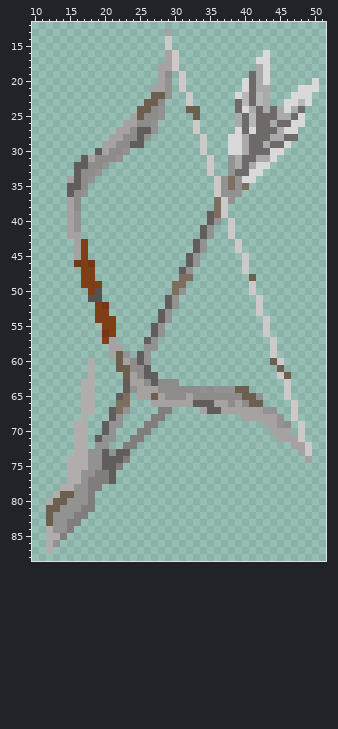
Two versions of one sprite sheet, Assets/Resources/Item/8.png. The first picture shows the starting point.
The file is 64x96 pixels. Colours within 5 levels of each other are drawn and written as one. Shown: x 10..51, y 12..88.
The same view after the edit:
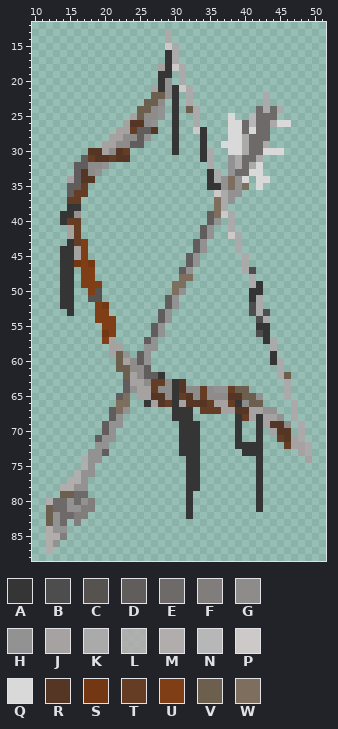
Palette (. is transparent): A #353535  B #4d4d4d  C #555250  D #615d5d  E #6f6a6a  F #827d7d  G #8e8b8b  H #929292  J #a6a2a2  K #aaaaaa  L #b2adadd6  M #b2adad  N #b7b7b7  P #cec9c9  Q #d9d9d9  R #553624  S #733713  T #653d25  U #803e17  V #6d5f4e  W #7d6e5d
Difference:
Changed rows in their new state; - is an unchanged pixel.
first column x 13:
13 ----------------K---------------------
14 ----------------K---------------------
15 -----------------K--------------------
16 ----------------AK------------.-------
17 ----------------AK-----------..-------
18 ----------------A-K----------..-------
19 ---------------AA-K---------...-------
20 ---------------A--K--------....------.
21 ---------------A-A-K-------....----...
22 -----------------A-K------....----...-
23 -----------------A-K------....---....-
24 -----------------A--K-----...----...--
25 -----------------A--K----Q..----....--
26 -----------RR----A--K----QQ-----QQ..--
27 -----------T--R--A---A---Q-----....---
28 -----------------A---A---------....---
29 -----------------A---A--Q------...----
30 -----RR--RT------A---AK-------Q-------
31 -----TRRTRR----------AK-------..------
32 ----------------------K-------.-------
33 ----R-----------------AK--------------
34 ----RR----------------AK----.QQ-------
35 ----T-----------------AA-----Q--------
36 ---TT-------------------K-------------
37 --TT--------------------K-------------
38 --AA--------------------K-------------
39 -AA----------------------K------------
40 -ATT---------------------K------------
41 ---T---------------------K------------
42 ---T----------------------K-----------
43 --AT----------------------K-----------
44 -AA-----------------------K-----------
45 -AA------------------------K----------
46 -AA------------------------K----------
47 -AA------------------------KB---------
48 -AA-------------------------K---------
49 -AA-------------------------KA--------
50 -AA-------------------------AA--------
51 -AA-------------------------AK--------
52 -AA-------------------------BK--------
53 --A-------------------------BKB-------
54 -----------------------------BK-------
55 -----------------------------AA-------
56 -----------------------------BA-------
57 ------------------------------AK------
58 -------------------------------K------
59 -------------------------------A------
60 -----.-------------------------AK-----
61 -----.--------------------------K-----
62 -----.---------A----------------K-----
63 ----..--------TT-AR--------------K----
64 ----..--------T--AR--T---T-------K----
65 ----..--------RR-ATR-T---RR------K----
66 ----..-------A-RTA-RRRT--TA-------K---
67 ----..---------..AAA-TTT--RR------K---
68 ----.---------..-AAA------AT-A----K---
69 ---..--------..---AAA-----A--A-RR--K--
70 ---..-------..----AAA-----A--A--RR-K--
71 ---..------..-----AAA-----A--A--TR-K--
72 ---..-----..------AAA-----AAAA---T--K-
73 ---..---...-------AAA------AAA------K-
74 --..L--....--------AA--------A--------
75 --..L-....---------AA--------A--------
76 --.L--...----------AA--------A--------
77 -----....----------AA--------A--------
78 -----..------------AA--------A--------
79 .--EE.-------------A---------A--------
80 EE-E---------------A---------A--------
81 EE-----------------A---------A--------
82 -EE----------------A------------------
83 -E.-----------------------------------
84 --.-----------------------------------
